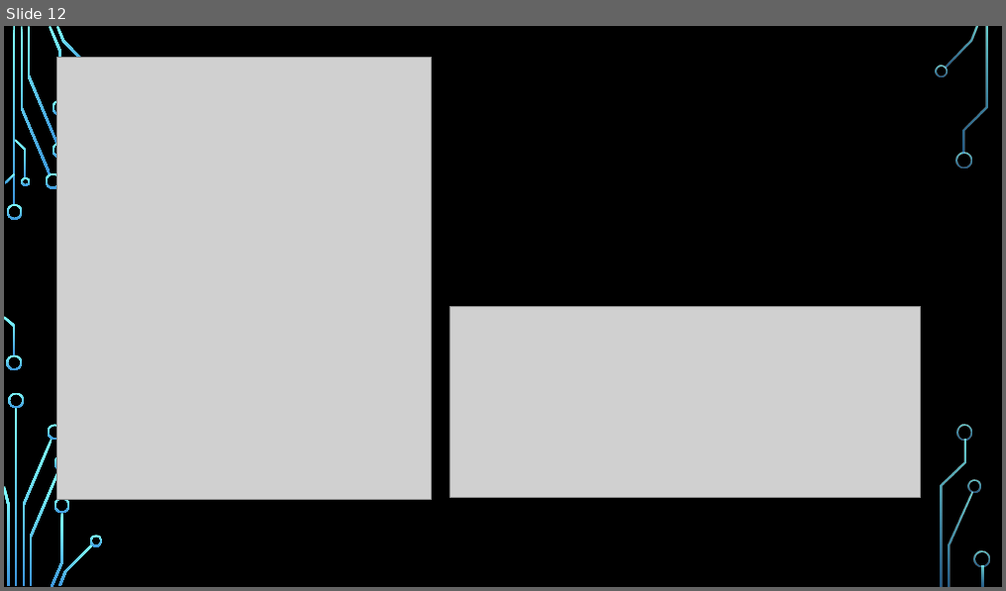
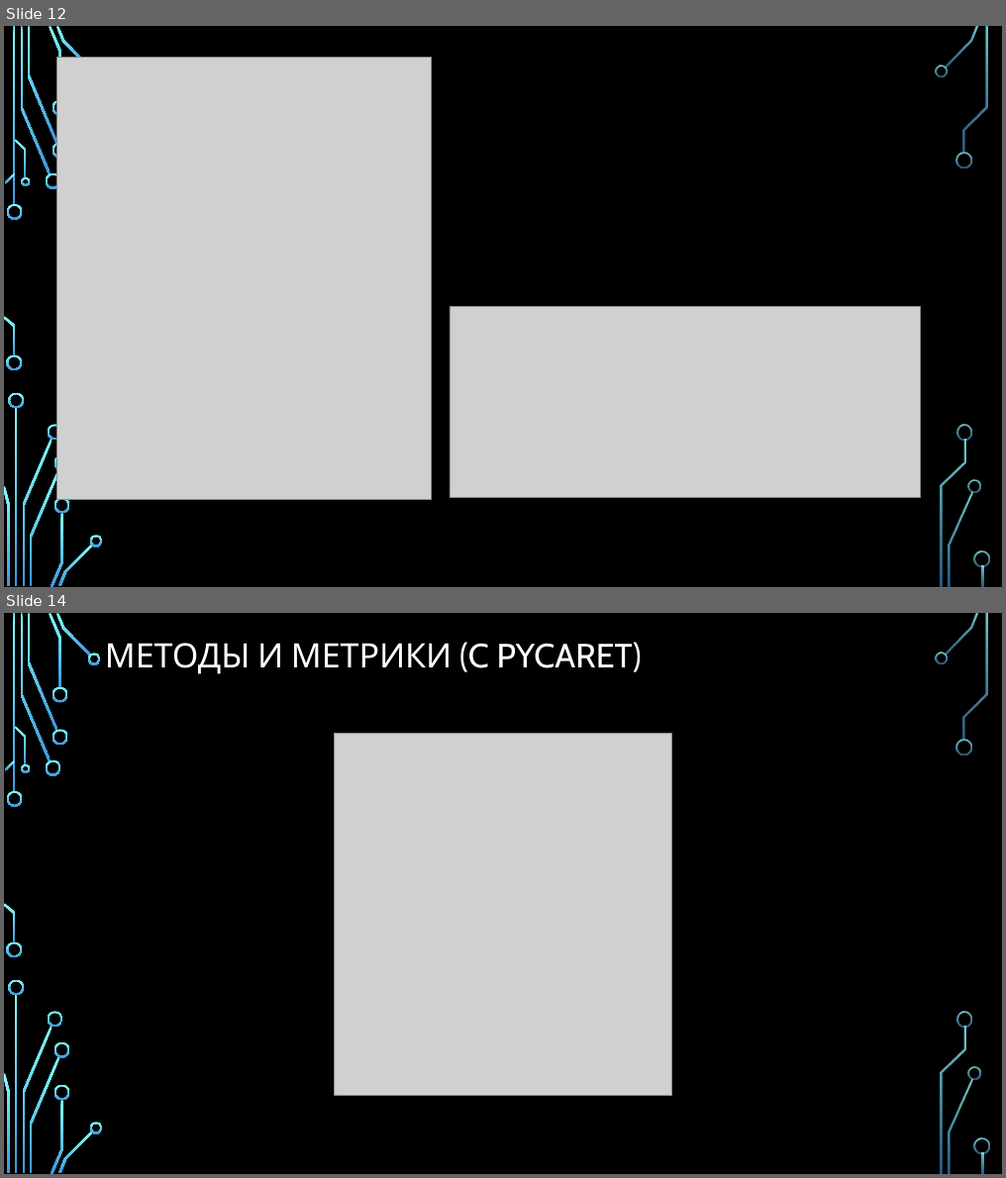
Before and after one commit to MaryaLagun/Data_Science, a slide deck: project/Проект.pptx. Shown one above the other, each under a label of ours: slide 12 before the commit, slides 12 and 14 after it; the slides between them are not shown. The pictures are 1006x591 and 1006x1178 pixels, drawn with LibreOffice and Linux fonts; fonts in the diff are those of the drawing; grey boxes stand for pictures; background and template pictures are left out. Boxes give left, top, right and bottom in pixels: in the first picture for what was removed or moved away, otherwise in the second. Text is boxed around its words. In the diff, an @@ line names an element or a change of style, - is before the commit and + after.

```diff
--- a/project/Проект.pptx
+++ b/project/Проект.pptx
@@ slide 14 added at bbox=[4, 613, 1002, 1174], background picture (left out); not listed: 35 template elements that a slide beside it also shows @@
@@ title added at bbox=[105, 642, 642, 674], 32.4 pt, text #FFFFFF @@
+МЕТОДЫ И МЕТРИКИ (C PYCARET)
@@ freeform shape added at bbox=[88, 653, 101, 664], fill gradient #82FFFF to #3D97DE @@
@@ picture added at bbox=[334, 734, 671, 1095] @@
```
Also in this commit, not shown: 2 slides changed, 8 other slides added, 1 slide removed, 5 other files.
